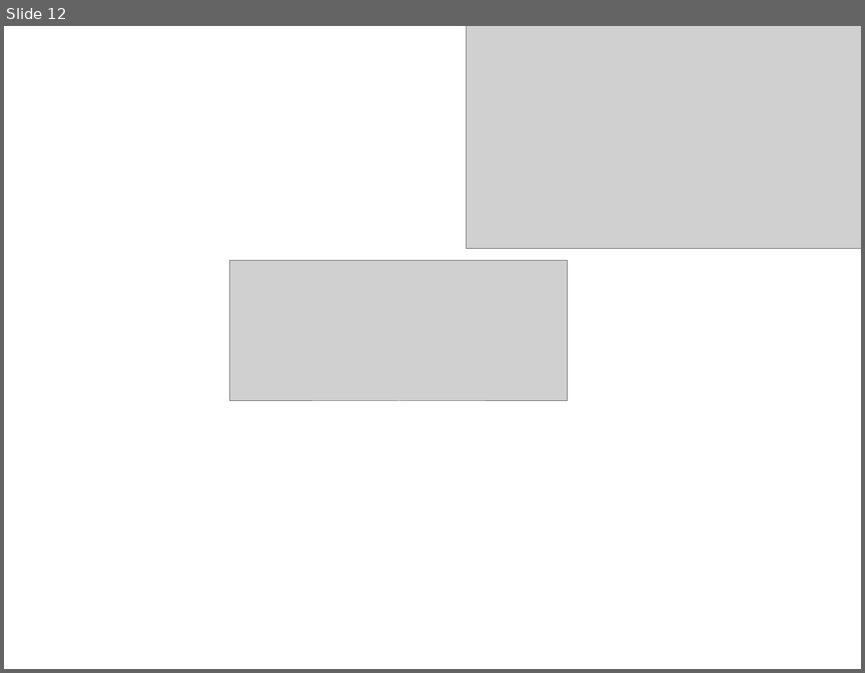
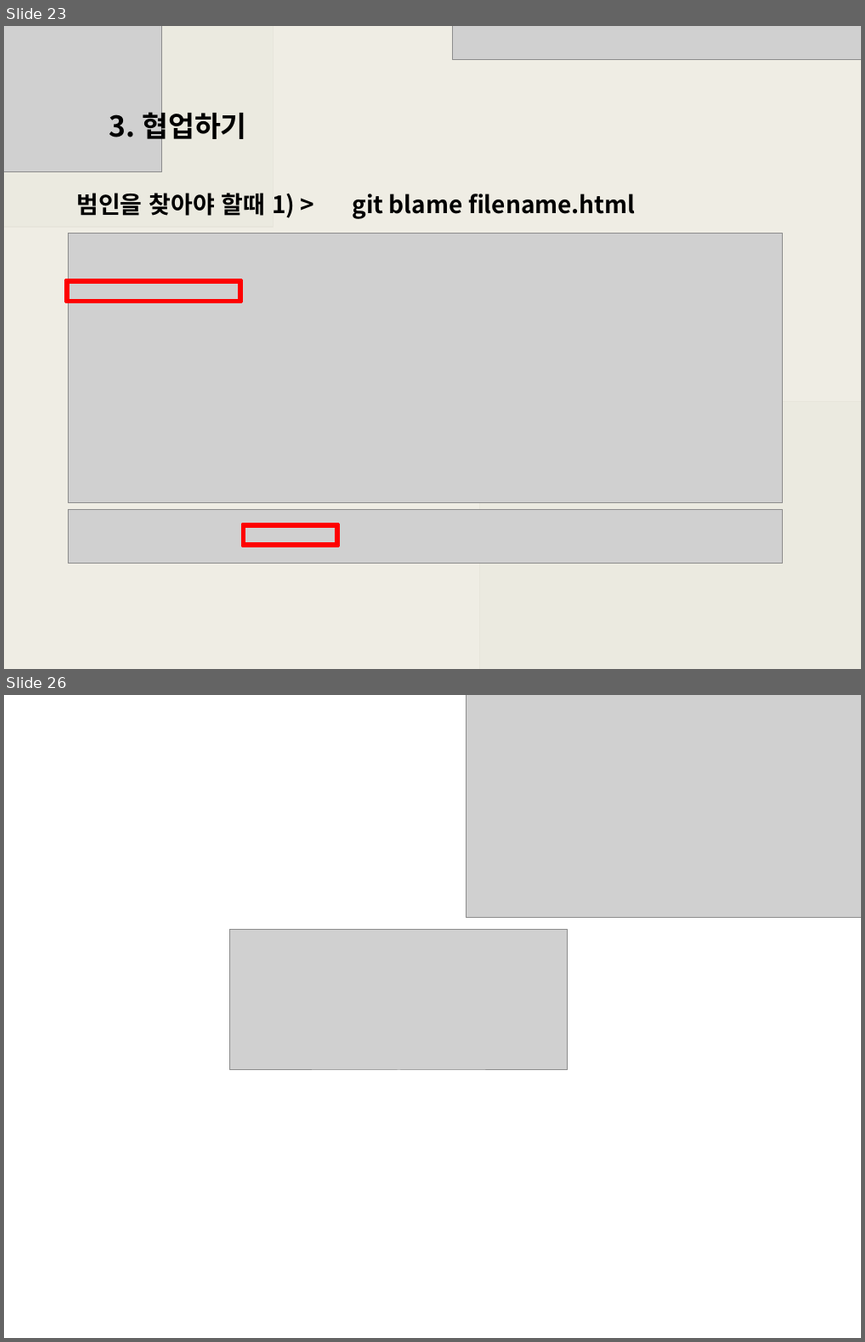
Before and after one commit to lee-bomi/TIL, a slide deck: Today I learned/git.pptx. Shown one above the other, each under a label of ours: slide 12 before the commit, slides 23 and 26 after it; the slides between them are not shown. The pictures are 865x673 and 865x1342 pixels, drawn with LibreOffice and Linux fonts; fonts in the diff are those of the drawing; grey boxes stand for pictures. Boxes give left, top, right and bottom in pixels: in the first picture for what was removed or moved away, otherwise in the second. Text is boxed around its words. In the diff, an @@ line names an element or a change of style, - is before the commit and + after.

```diff
--- a/Today I learned/git.pptx
+++ b/Today I learned/git.pptx
@@ slide 23 added at bbox=[4, 26, 861, 669], background #FFFFFF @@
@@ picture added at bbox=[4, 26, 273, 227] @@
@@ rectangle added at bbox=[4, 26, 861, 669], fill #EEECE2 at 93% opacity @@
@@ picture added at bbox=[4, 26, 160, 171] @@
@@ picture added at bbox=[453, 26, 861, 59] @@
@@ text added at bbox=[109, 108, 247, 145], 24 pt, text #000000, bold @@
+3. 협업하기
@@ text added at bbox=[76, 193, 295, 218], 20 pt, text #000000, bold @@
+범인을 찾아야 할때 1) >
@@ text added at bbox=[352, 193, 636, 219], 20 pt, text #000000, bold @@
+git blame filename.html
@@ picture added at bbox=[69, 233, 783, 502] @@
@@ frame added at bbox=[66, 279, 241, 302], fill #FF0000, outline #FF0000 2 pt @@
@@ picture added at bbox=[479, 402, 861, 669] @@
@@ picture added at bbox=[69, 510, 783, 563] @@
@@ frame added at bbox=[242, 524, 339, 546], fill #FF0000, outline #FF0000 2 pt @@
@@ what was slide 12 is now slide 26 @@
```
Also in this commit, not shown: 3 slides changed, 13 other slides added, 45 other files.
